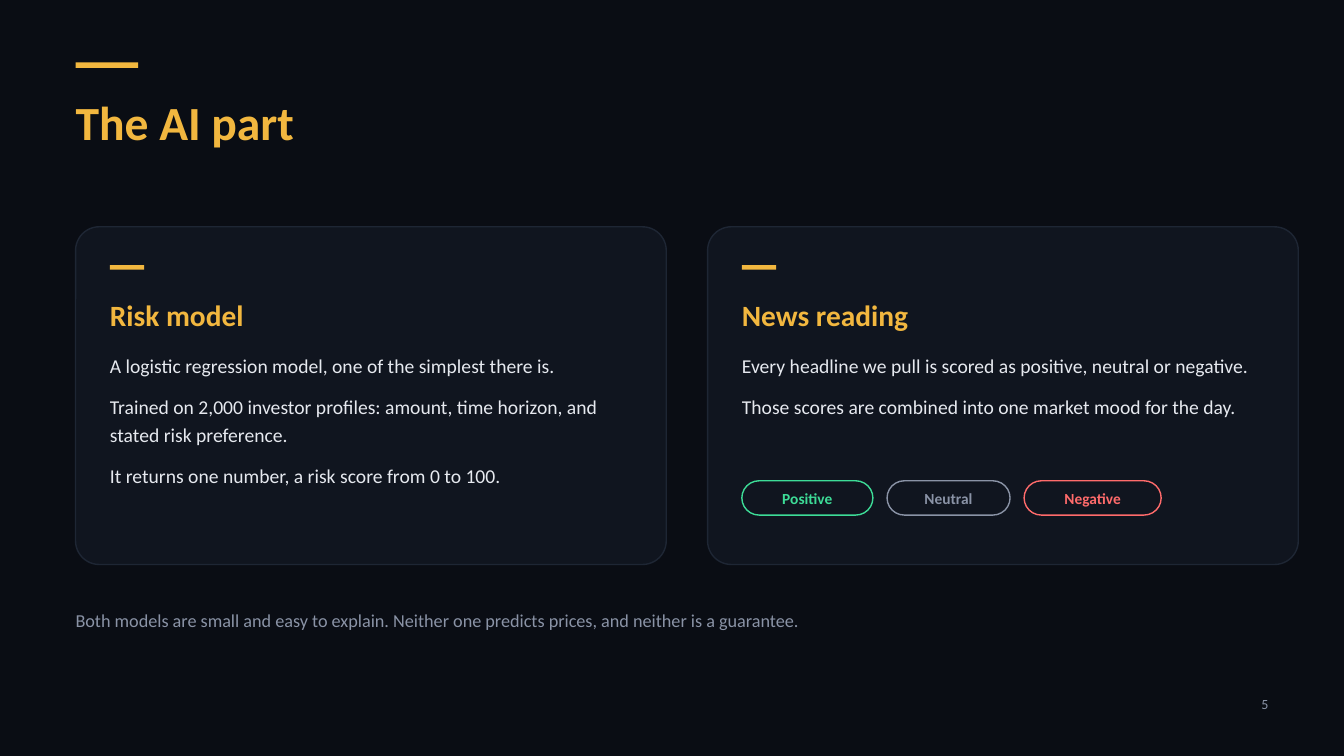
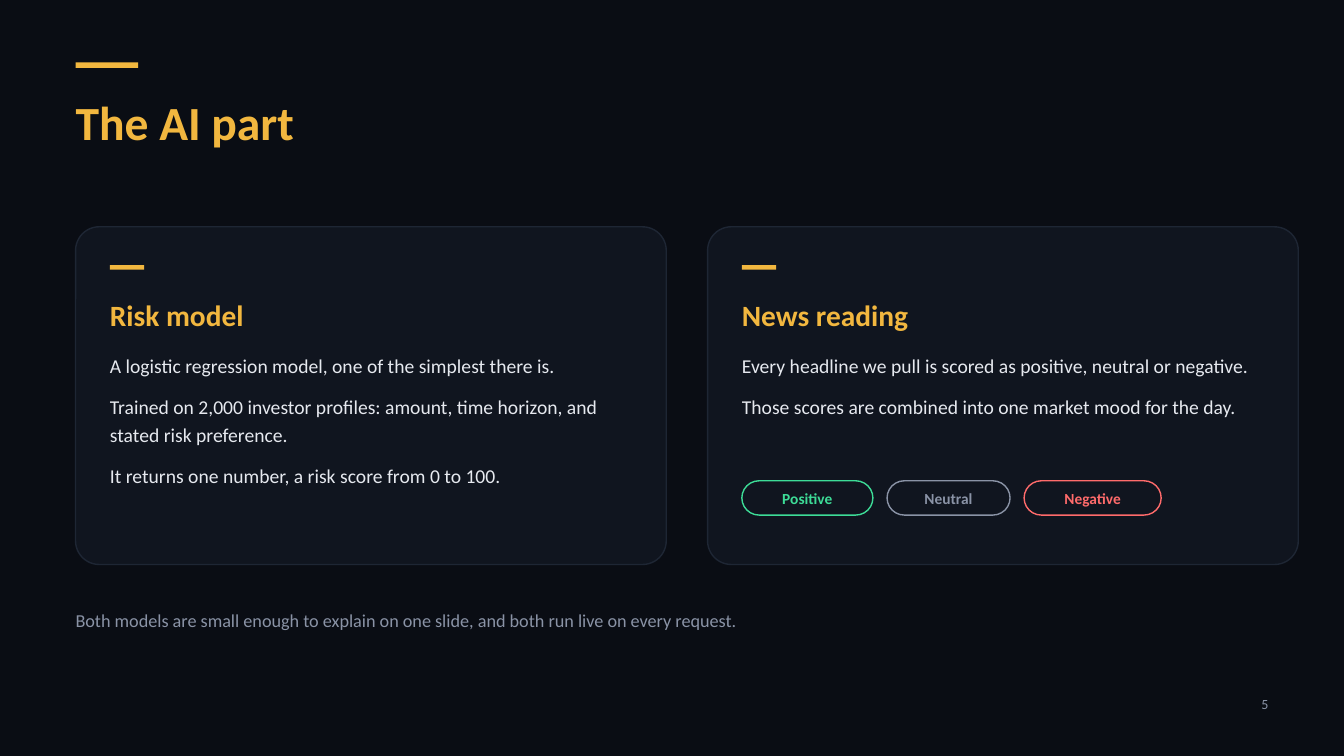
Before and after one commit to Cassian433/ai-investment-advisor, a slide deck: slide 5 of docs/AI-Investment-Advisor.pptx. Drawn at 1344x756 pixels with LibreOffice and Linux fonts; fonts in the diff are those of the drawing. Boxes give left, top, right and bottom in pixels: in the first picture for what was removed or moved away, otherwise in the second. Text is boxed around its words. In the diff, an @@ line names an element or a change of style, - is before the commit and + after.

Commit message:
Rebuild UI as multi-view dashboard, add live parameter bar, outcome probabilities, index ticker, and Claude assistant

```diff
--- a/docs/AI-Investment-Advisor.pptx
+++ b/docs/AI-Investment-Advisor.pptx
@@ text at (76, 614, 736, 630): text changed @@
-Both models are small and easy to explain. Neither one predicts prices, and neither is a guarantee.
+Both models are small enough to explain on one slide, and both run live on every request.
```
Also in this commit, not shown: 1 other slide changed, 42 other files.
